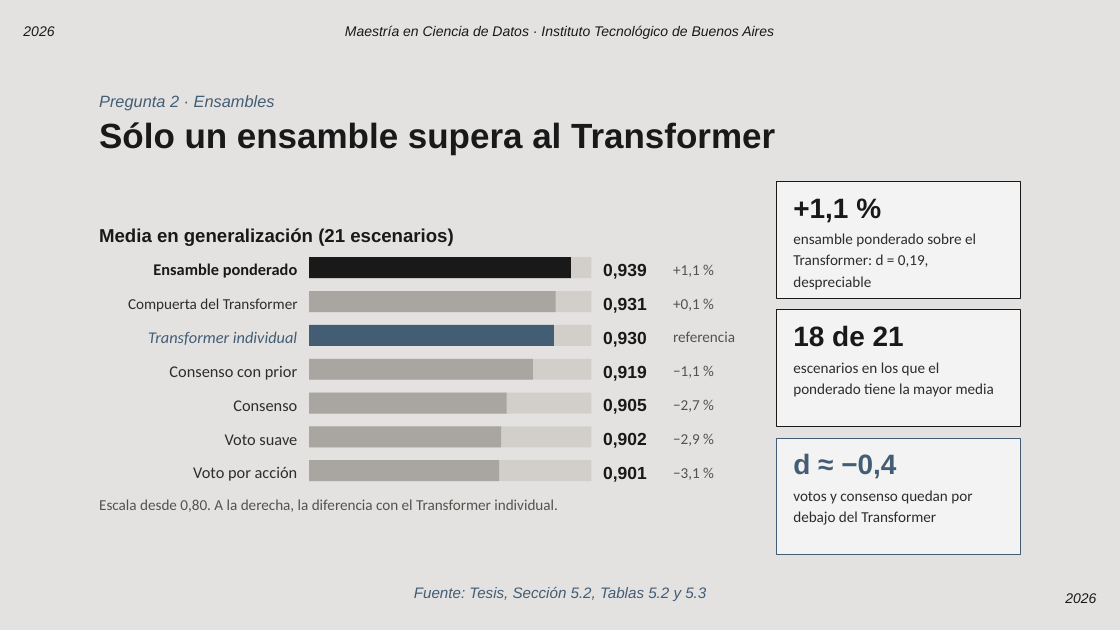
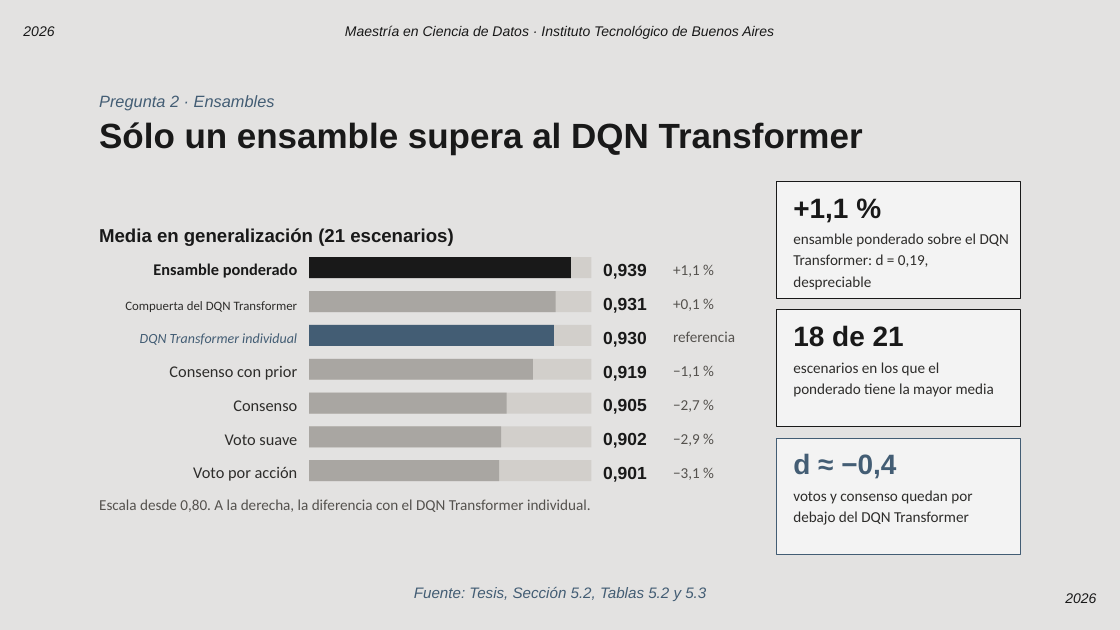
Before and after one commit to Maximiliano0/mPES, a slide deck: slide 15 of writings/out/mPES — Defensa de tesis.pptx. Drawn at 1120x630 pixels with LibreOffice and Linux fonts; fonts in the diff are those of the drawing; background and template pictures are left out. Boxes give left, top, right and bottom in pixels: in the first picture for what was removed or moved away, otherwise in the second. Text is boxed around its words. In the diff, an @@ line names an element or a change of style, - is before the commit and + after.

```diff
--- a/writings/out/mPES — Defensa de tesis.pptx
+++ b/writings/out/mPES — Defensa de tesis.pptx
@@ title at (99,122,863,155): text changed @@
-Sólo un ensamble supera al Transformer
+Sólo un ensamble supera al DQN Transformer
@@ text at (793,233,1009,290): text changed @@
-ensamble ponderado sobre el Transformer: d = 0,19, despreciable
+ensamble ponderado sobre el DQN Transformer: d = 0,19, despreciable
@@ text at (125,301,298,312): text changed; size 13 to 11 pt @@
-Compuerta del Transformer
+Compuerta del DQN Transformer
@@ text at (140,333,297,345): text changed; size 14 to 12 pt @@
-Transformer individual
+DQN Transformer individual
@@ text at (99,499,591,512): text changed @@
-Escala desde 0,80. A la derecha, la diferencia con el Transformer individual.
+Escala desde 0,80. A la derecha, la diferencia con el DQN Transformer individual.
@@ text at (793,490,972,525): text changed @@
-votos y consenso quedan por debajo del Transformer
+votos y consenso quedan por debajo del DQN Transformer
```
Also in this commit, not shown: 14 other slides changed.
